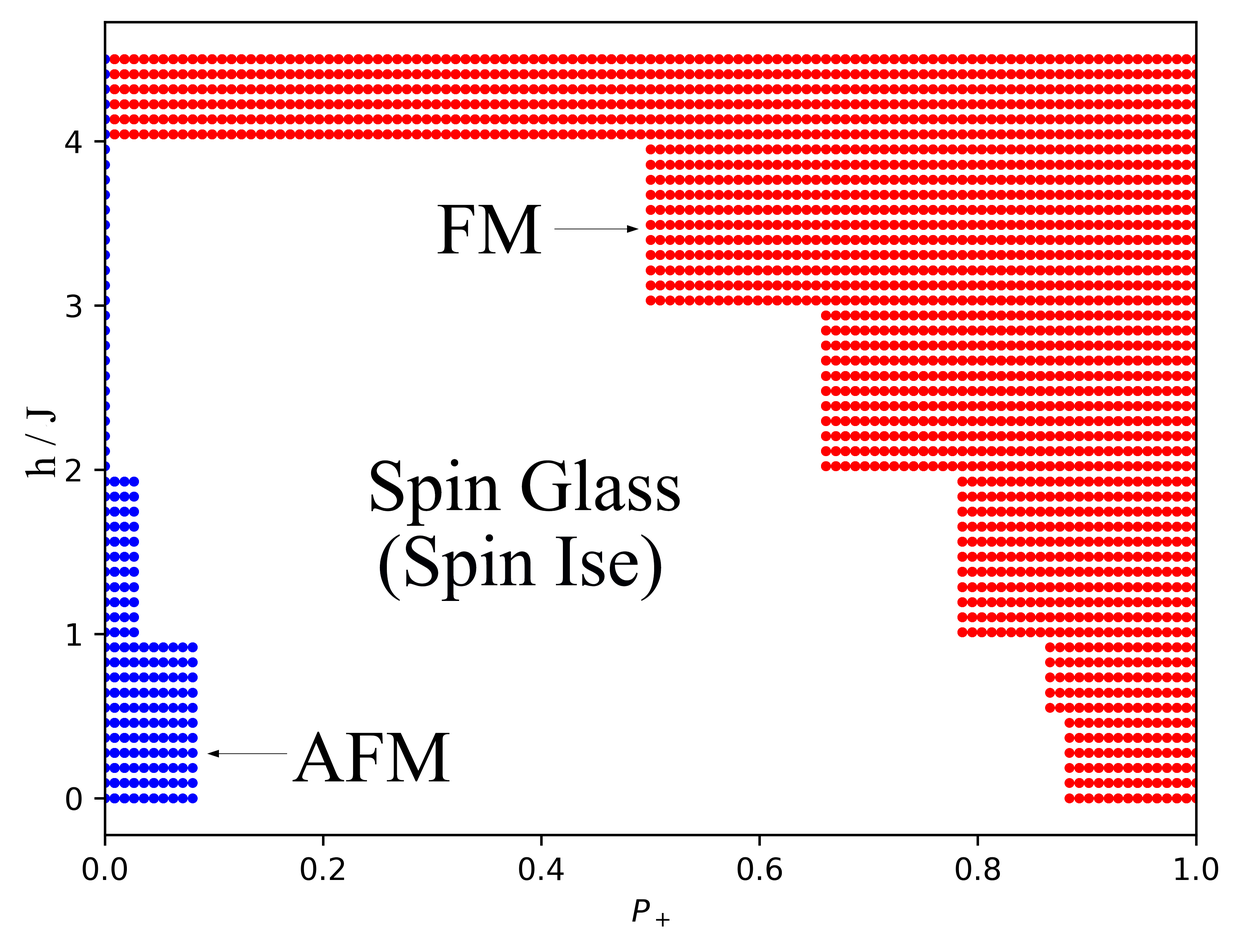
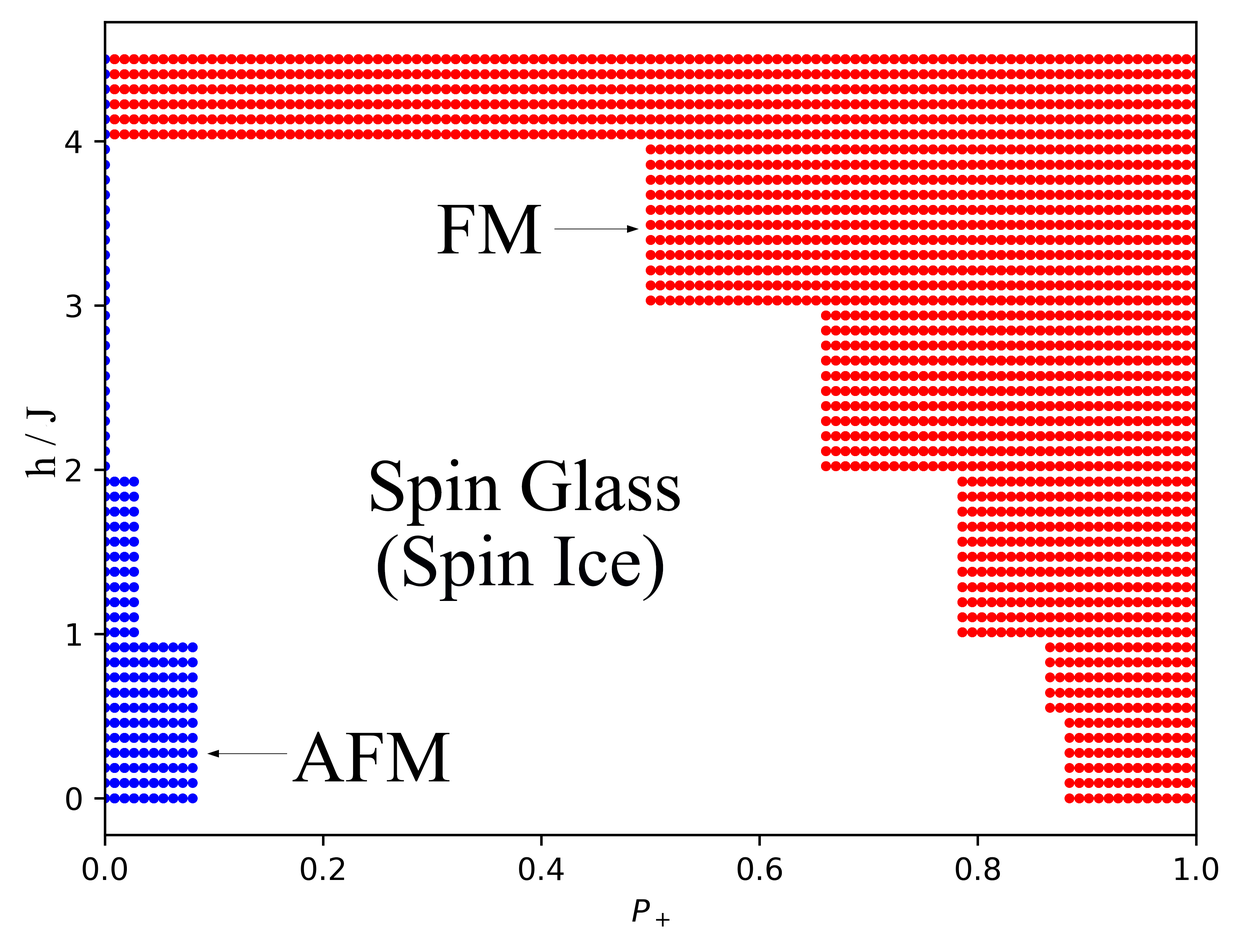
Layer changes from the first 1242x950 image to the second:
renamed "(Spin Ise)" to "(Spin Ice)", painted on it over [377, 534, 664, 601]
